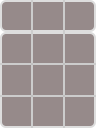
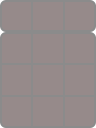
Layered file, before and after one edit (96 × 128). Changes by layer:
"QuadRightBottomSlot": opacity 50% → 100%, painted on it over (63, 95, 96, 128)
"QuadCenterBottomSlot": opacity 50% → 100%, painted on it over (31, 95, 65, 128)
"QuadLeftBottomSlot": opacity 50% → 100%, painted on it over (0, 95, 33, 128)
"QuadRightCenterSlot": opacity 50% → 100%, painted on it over (63, 63, 96, 97)
"QuadCenterCenterSlot": opacity 50% → 100%, painted on it over (31, 63, 65, 97)
"QuadLeftCenterSlot": opacity 50% → 100%, painted on it over (0, 63, 33, 97)
"QuadTopRightSlot": opacity 50% → 100%, painted on it over (63, 32, 96, 65)
"QuadTopCenterSlot": opacity 50% → 100%, painted on it over (31, 32, 65, 65)
"QuadTopLeftSlot": opacity 50% → 100%, painted on it over (0, 32, 33, 65)
"RightSlot": opacity 50% → 100%, painted on it over (63, 0, 96, 32)
"CenterSlot": opacity 50% → 100%, painted on it over (31, 0, 65, 32)
"LeftSlot": opacity 50% → 100%, painted on it over (0, 0, 33, 32)
